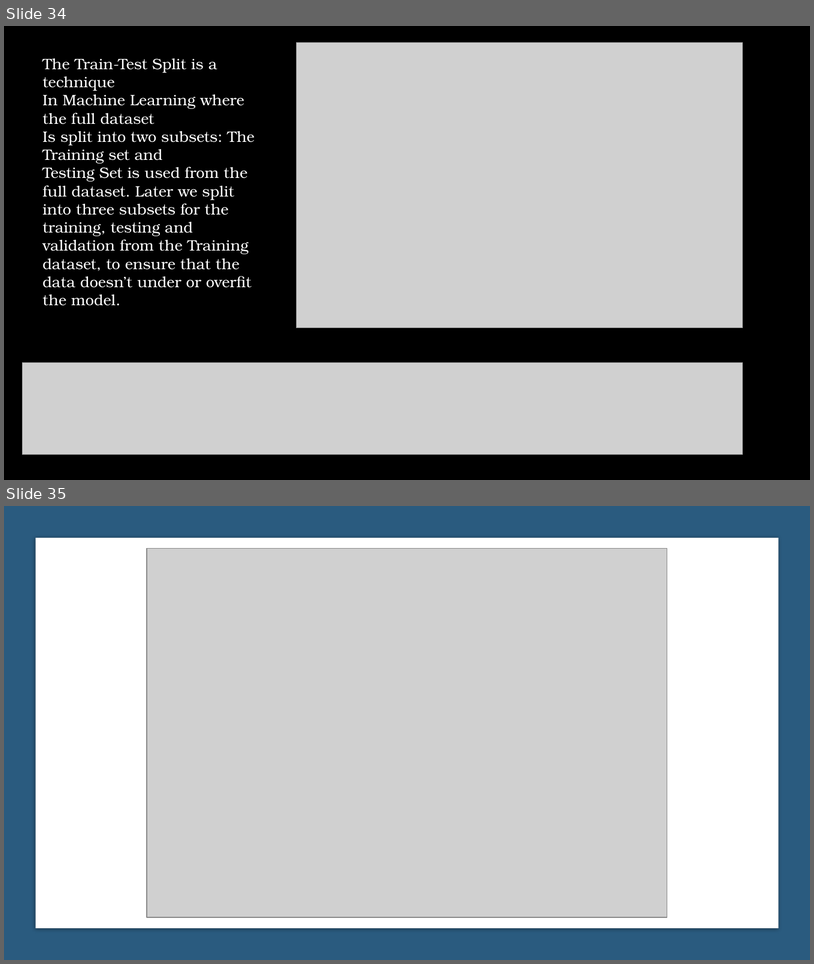
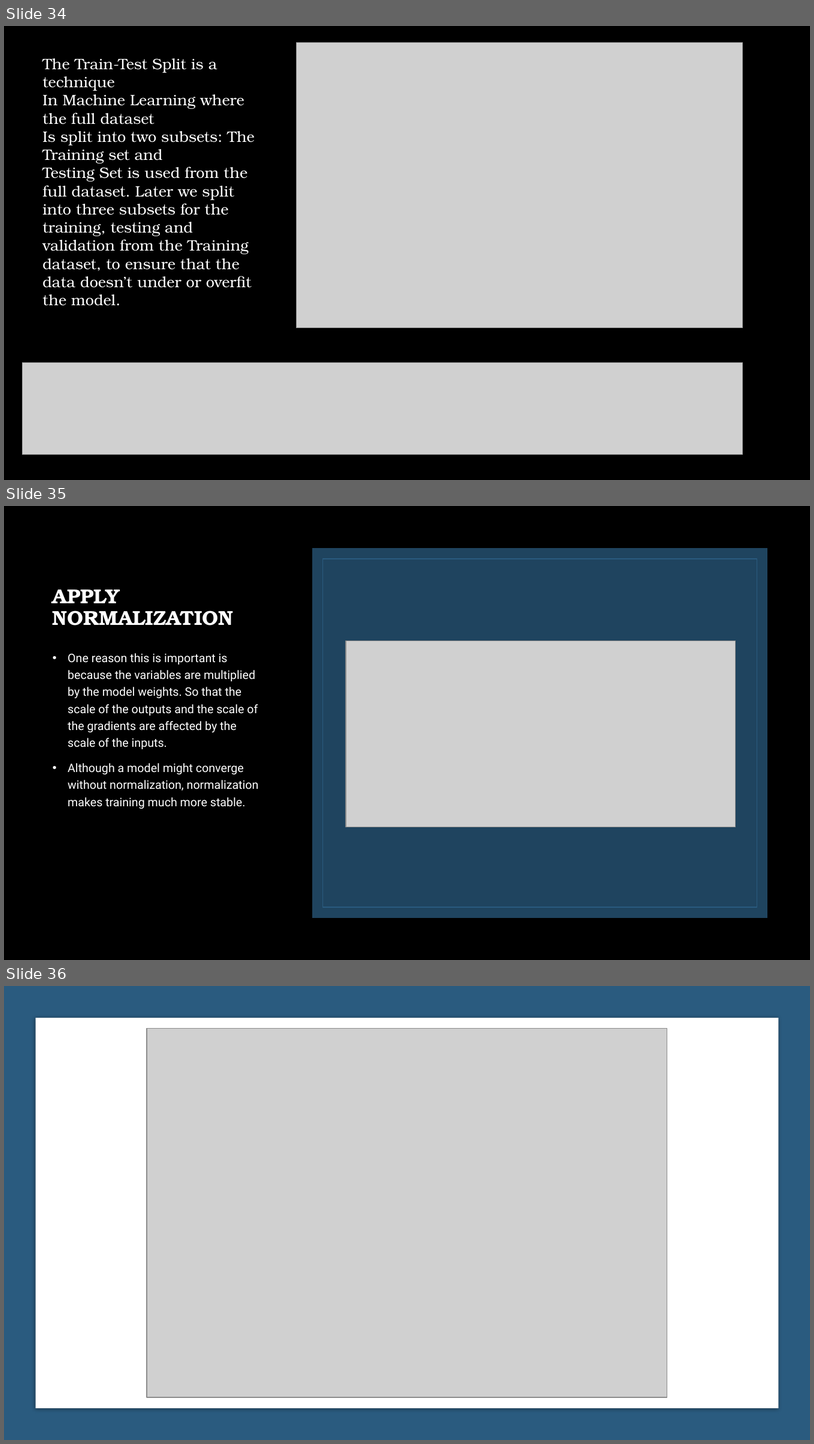
Before and after one commit to Mikele02171/Projects, a slide deck: Kaggle/AFL_Player_Performance_2023/AFL 2023 Player Performance 2.0.pptx. Shown one above the other, each under a label of ours: slides 34 and 35 before the commit, slides 34, 35 and 36 after it. The pictures are 814x964 and 814x1444 pixels, drawn with LibreOffice and Linux fonts; fonts in the diff are those of the drawing; grey boxes stand for pictures; background and template pictures are left out. Boxes give left, top, right and bottom in pixels: in the first picture for what was removed or moved away, otherwise in the second. Text is boxed around its words. In the diff, an @@ line names an element or a change of style, - is before the commit and + after.

```diff
--- a/Kaggle/AFL_Player_Performance_2023/AFL 2023 Player Performance 2.0.pptx
+++ b/Kaggle/AFL_Player_Performance_2023/AFL 2023 Player Performance 2.0.pptx
@@ slide 35 added at [4,506,810,960], background picture (left out) @@
@@ rectangle added at [318,555,761,912], fill #1F445F, outline #1F445F 15 pt @@
@@ rectangle added at [323,559,758,906], outline #2A5B7F 1 pt @@
@@ title added at [53,589,234,625], 24 pt, text #FFFFFF, bold @@
+APPLY NORMALIZATION
@@ picture added at [346,641,736,827] @@
@@ text added at [68,653,259,808], 14 pt, text #FFFFFF @@
+• One reason this is important is because the variables are multiplied by the model weights. So that the scale of the outputs and the scale of the gradients are affected by the scale of the inputs.
+• Although a model might converge without normalization, normalization makes training much more stable.
@@ what was slide 35 is now slide 36 @@
```
Also in this commit, not shown: 1 slide changed, 1 other file.
